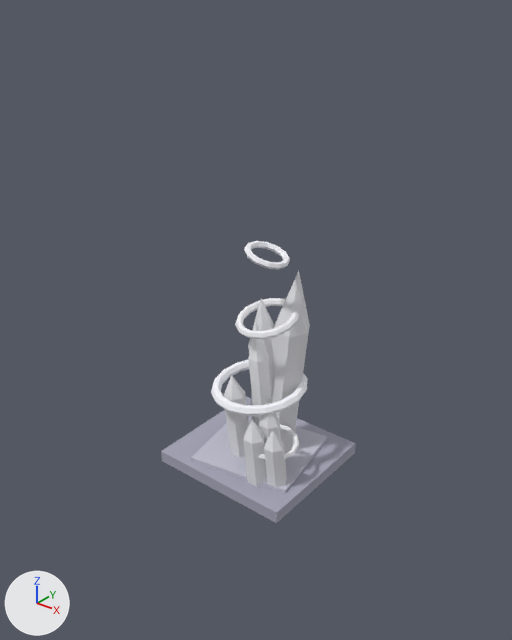
The glTF model resources/deposits/models/resonite_flat.glb: old version first, new version second.
Both versions are drawn from a 50 mm camera at (1.51, -1.91, 1.82) aimed at (0.04, -0.07, 0.68). The axes (+X, +Y, +Z) are drawn at lower left. The lights are the same throughout. The picture after the commit comes second. Where no turn or scale is listed for an object, it has been applied to the vertices. Vertices at exactly the same position are counted once.

In view in the first picture: 'ResBase', 'ResBase2', 'ResCluster_Main', 'ResRing_0', 'ResRing_1', 'ResRing_2', 'ResRing_3', 'ResSmallFR', 'ResTall'.
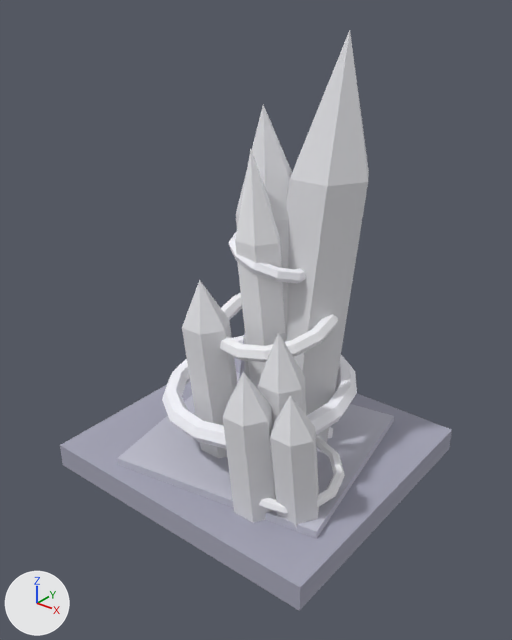
Pixel boxes [x1, y1, x2, y2] of what changed, in the pictures (512 x 640 px):
'ResBase', rescaled (101% wider, 99% taller)
    before: [161, 396, 356, 523]
    after: [60, 357, 452, 611]
'ResCluster_Main', rescaled (114% wider, 128% taller)
    before: [223, 271, 310, 458]
    after: [182, 30, 369, 458]
'ResSmallFR', rescaled (116% wider, 125% taller)
    before: [243, 402, 287, 489]
    after: [223, 332, 319, 529]
'ResBase2', rescaled (103% wider, 115% taller)
    before: [191, 416, 327, 493]
    after: [117, 372, 394, 539]
'ResTall', rescaled (112% wider, 125% taller)
    before: [248, 321, 271, 427]
    after: [235, 149, 285, 389]
'ResRing_0', rescaled (100% wider, 102% taller)
    before: [211, 360, 308, 416]
    after: [162, 335, 357, 449]
'ResRing_1', moved, rescaled
    before: [235, 298, 299, 339]
    after: [220, 293, 338, 362]
'ResRing_2', moved, rescaled
    before: [244, 241, 290, 269]
    after: [229, 232, 306, 284]
'ResRing_3', moved, rescaled (112% wider, 114% taller)
    before: [259, 424, 299, 460]
    after: [259, 436, 345, 514]

Diff of the bpy script that builds the scene:
```diff
--- a/resources/deposits/models/resonite_flat.glb.py
+++ b/resources/deposits/models/resonite_flat.glb.py
@@ me_box @@
-me_box.from_pydata(...)  # 8 vertices, 12 faces; spans x -0.3..0.3, y -0.275..0.275, z 0.0..0.05
+me_box.from_pydata(...)  # 8 vertices, 12 faces; spans x -0.6..0.6, y -0.55..0.55, z 0.0..0.1
+# me_box part 1: the whole mesh is scaled about the mesh origin by 2
 me_box.materials.append(mat_boxmat)
@@ me_box_001 @@
-me_box_001.from_pydata(...)  # 8 vertices, 12 faces; spans x -0.244..0.244, y -0.234..0.234, z 0.0..0.035
+me_box_001.from_pydata(...)  # 8 vertices, 12 faces; spans x -0.488..0.488, y -0.468..0.468, z 0.0..0.07
+# me_box_001 part 2: the whole mesh is scaled about the mesh origin by 2
 me_box_001.materials.append(mat_boxmat_001)
@@ me_crystal @@
-me_crystal.from_pydata(...)  # 65 vertices, 110 faces; spans x -0.105..0.161, y -0.127..0.16, z 0.0..0.782
+me_crystal.from_pydata(...)  # 65 vertices, 110 faces; spans x -0.211..0.323, y -0.253..0.321, z 0.0..1.564
+# me_crystal part 3: the whole mesh is scaled about the mesh origin by 2
 me_crystal.materials.append(mat_crystalmat)
@@ me_torus @@
-me_torus.from_pydata(...)  # 96 vertices, 192 faces; spans x -0.195..0.195, y -0.194..0.194, z -0.036..0.036
+me_torus.from_pydata(...)  # 96 vertices, 192 faces; spans x -0.389..0.389, y -0.389..0.389, z -0.072..0.072
+# me_torus part 4: the whole mesh is scaled about its middle by 2
 me_torus.materials.append(mat_torusmat)
@@ me_torus_001 @@
-me_torus_001.from_pydata(...)  # 84 vertices, 168 faces; spans x -0.123..0.123, y -0.121..0.121, z -0.042..0.042
+me_torus_001.from_pydata(...)  # 84 vertices, 168 faces; spans x -0.246..0.246, y -0.243..0.243, z -0.083..0.083
+# me_torus_001 part 5: the whole mesh is scaled about its middle by 2
 me_torus_001.materials.append(mat_crystalmat_001)
@@ me_torus_002 @@
-me_torus_002.from_pydata(...)  # 72 vertices, 144 faces; spans x -0.082..0.082, y -0.086..0.086, z -0.035..0.035
+me_torus_002.from_pydata(...)  # 72 vertices, 144 faces; spans x -0.163..0.163, y -0.171..0.171, z -0.071..0.071
+# me_torus_002 part 6: the whole mesh is scaled about its middle by 2
 me_torus_002.materials.append(mat_torusmat)
@@ me_torus_003 @@
-me_torus_003.from_pydata(...)  # 72 vertices, 144 faces; spans x -0.1..0.1, y -0.099..0.099, z -0.024..0.024
+me_torus_003.from_pydata(...)  # 72 vertices, 144 faces; spans x -0.199..0.199, y -0.198..0.198, z -0.048..0.048
+# me_torus_003 part 7: the whole mesh is scaled about its middle by 2
 me_torus_003.materials.append(mat_crystalmat_001)
@@ me_crystal_002 @@
-me_crystal_002.from_pydata(...)  # 39 vertices, 66 faces; spans x -0.077..0.093, y -0.118..0.037, z 0.0..0.343
+me_crystal_002.from_pydata(...)  # 39 vertices, 66 faces; spans x -0.154..0.186, y -0.236..0.075, z 0.0..0.686
+# me_crystal_002 part 8: the whole mesh is scaled about the mesh origin by 2
 me_crystal_002.materials.append(mat_crystalmat)
@@ me_crystal_001 @@
-me_crystal_001.from_pydata(...)  # 13 vertices, 22 faces; spans x -0.057..0.044, y -0.082..0.038, z 0.0..0.603
+me_crystal_001.from_pydata(...)  # 13 vertices, 22 faces; spans x -0.113..0.088, y -0.164..0.076, z 0.0..1.206
+# me_crystal_001 part 9: the whole mesh is scaled about the mesh origin by 2
 me_crystal_001.materials.append(mat_crystalmat_001)
@@ ob_resbase2 @@
 ob_resbase2 = bpy.data.objects.new('ResBase2', me_box_001)
-ob_resbase2.location = (0.015, -0.01, 0.03)
+ob_resbase2.location = (0.03, -0.02, 0.06)
@@ ob_rescluster_main @@
 ob_rescluster_main = bpy.data.objects.new('ResCluster_Main', me_crystal)
-ob_rescluster_main.location = (0.0, 0.0, 0.05)
+ob_rescluster_main.location = (0.0, 0.0, 0.1)
@@ ob_resring_1 @@
 ob_resring_1 = bpy.data.objects.new('ResRing_1', me_torus_001)
-ob_resring_1.location = (0.025, 0.015, 0.65)
+ob_resring_1.location = (0.05, 0.03, 0.65)
@@ ob_resring_2 @@
 ob_resring_2 = bpy.data.objects.new('ResRing_2', me_torus_002)
-ob_resring_2.location = (0.015, 0.025, 0.9)
+ob_resring_2.location = (0.03, 0.05, 0.9)
@@ ob_resring_3 @@
 ob_resring_3 = bpy.data.objects.new('ResRing_3', me_torus_003)
-ob_resring_3.location = (0.15, -0.1, 0.2)
+ob_resring_3.location = (0.3, -0.2, 0.2)
@@ ob_ressmallfr @@
 ob_ressmallfr = bpy.data.objects.new('ResSmallFR', me_crystal_002)
-ob_ressmallfr.location = (0.15, -0.1, 0.035)
+ob_ressmallfr.location = (0.3, -0.2, 0.07)
@@ ob_restall @@
 ob_restall = bpy.data.objects.new('ResTall', me_crystal_001)
-ob_restall.location = (0.025, 0.025, 0.05)
+ob_restall.location = (0.05, 0.05, 0.1)
```
